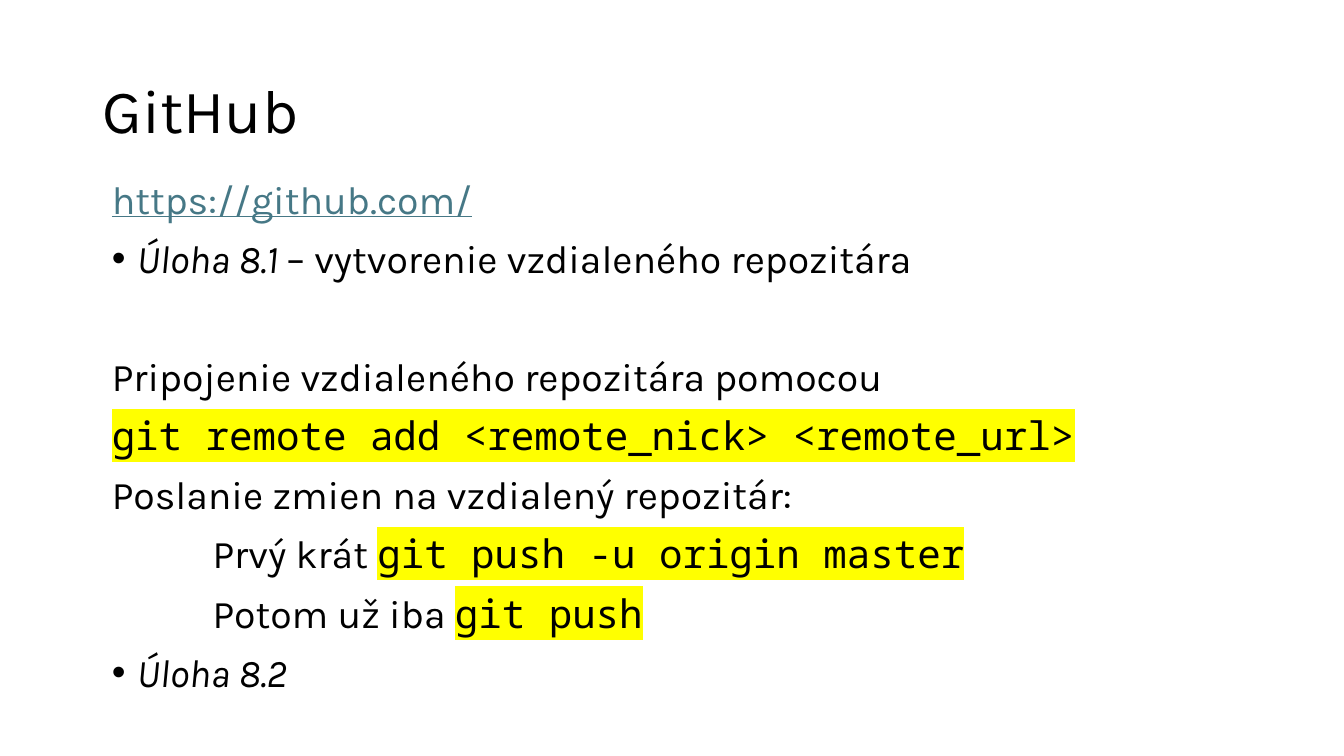
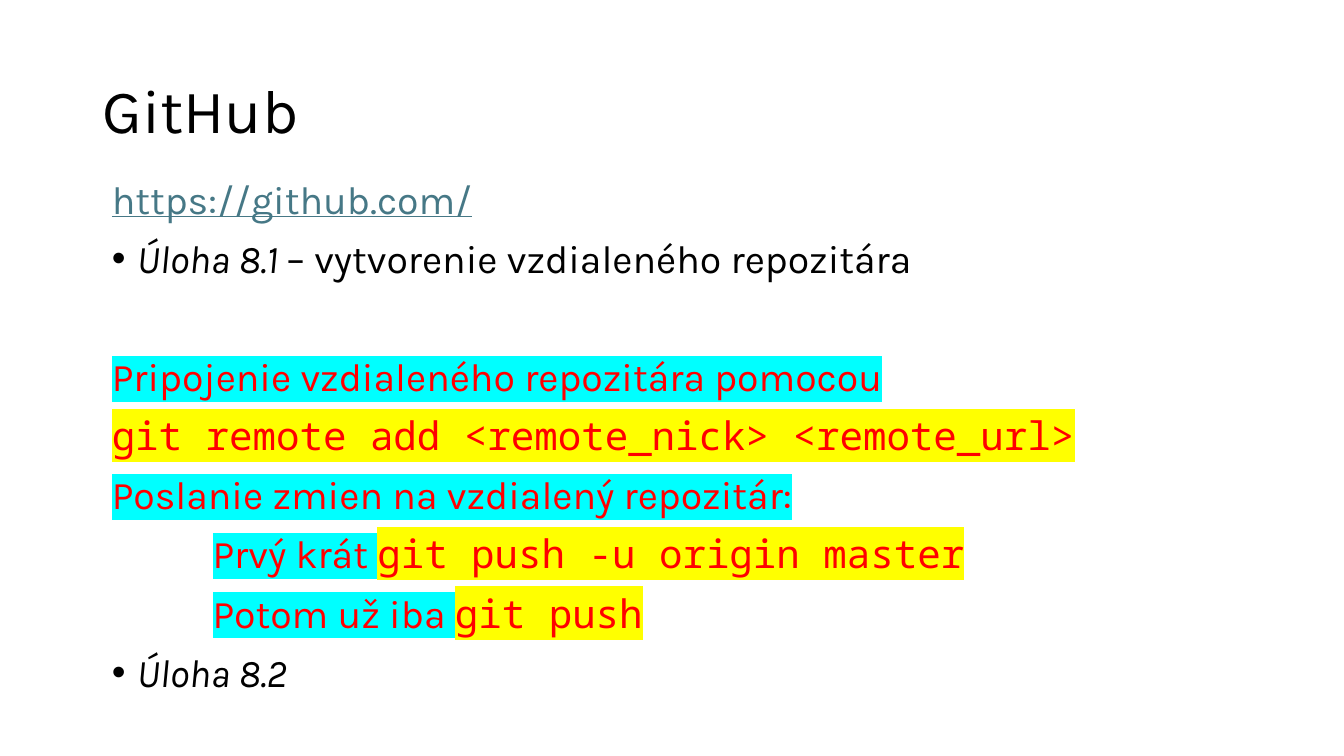
Before and after one commit to wagjo/oop, a slide deck: slide 3 of prezentacie/p08w.pptx. Drawn at 1344x756 pixels with LibreOffice and Linux fonts; fonts in the diff are those of the drawing. Boxes give left, top, right and bottom in pixels: in the first picture for what was removed or moved away, otherwise in the second. Text is boxed around its words. In the diff, an @@ line names an element or a change of style, - is before the commit and + after.

```diff
--- a/prezentacie/p08w.pptx
+++ b/prezentacie/p08w.pptx
@@ text at [112, 361, 1075, 638]: text colour #000000 to #FF0000 in "Pripojenie vzdialeného repozitára pomocou", "git remote add <remote_nick> <remote_url>", "Poslanie zmien na vzdialený repozitár:", "Prvý krát git push -u origin master" and 1 more places; highlight none to #00FFFF in "Pripojenie vzdialeného repozitára pomocou", "Poslanie zmien na vzdialený repozitár:", "Prvý krát", "Potom už iba" @@
```
Also in this commit, not shown: 2 other slides changed, 9 other files.
